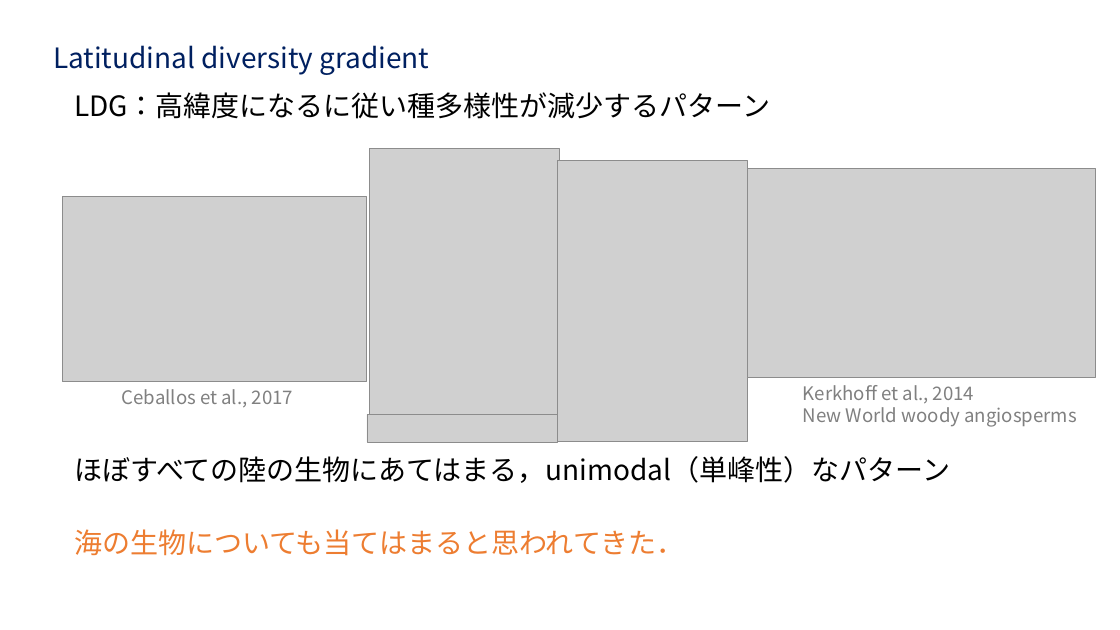
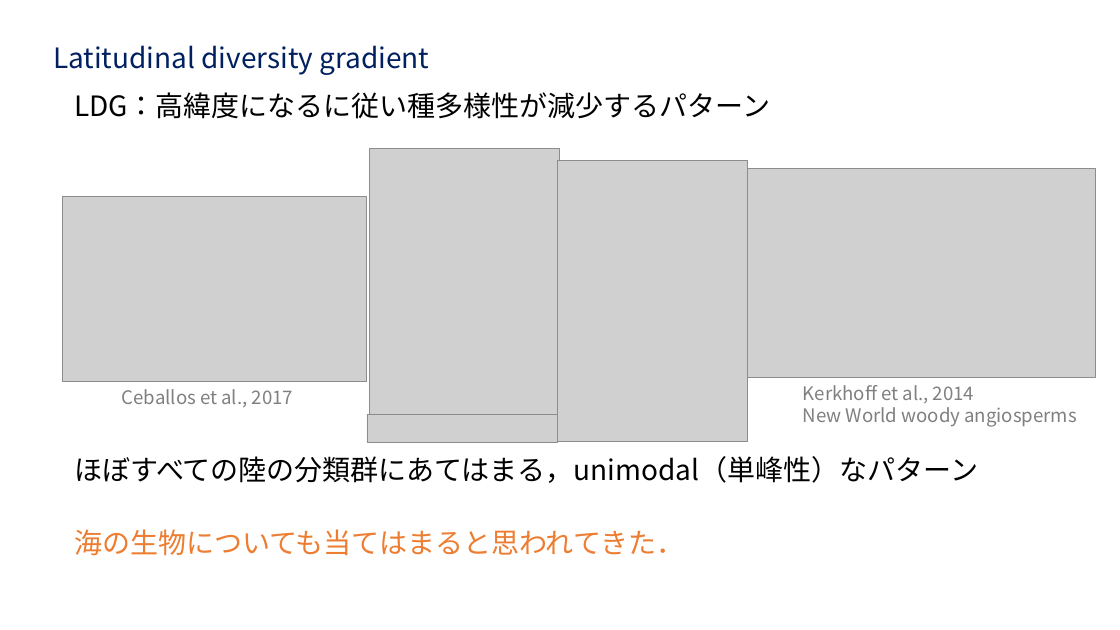
Before and after one commit to anchor200/Ronbun_yomi, a slide deck: slide 2 of data/Images/Chaudhary_etal_2016/Chaudhary_etal_2016.pptx. Drawn at 1120x630 pixels with LibreOffice and Linux fonts; fonts in the diff are those of the drawing; grey boxes stand for pictures. Boxes give left, top, right and bottom in pixels: in the first picture for what was removed or moved away, otherwise in the second. Text is boxed around its words. In the diff, an @@ line names an element or a change of style, - is before the commit and + after.

```diff
--- a/data/Images/Chaudhary_etal_2016/Chaudhary_etal_2016.pptx
+++ b/data/Images/Chaudhary_etal_2016/Chaudhary_etal_2016.pptx
@@ text at bbox=[74, 456, 978, 483]: text changed @@
-ほぼすべての陸の生物にあてはまる，unimodal（単峰性）なパターン
+ほぼすべての陸の分類群にあてはまる，unimodal（単峰性）なパターン
```
Also in this commit, not shown: 3 other slides changed, 7 slides added, 1 slide removed, 28 other files.
